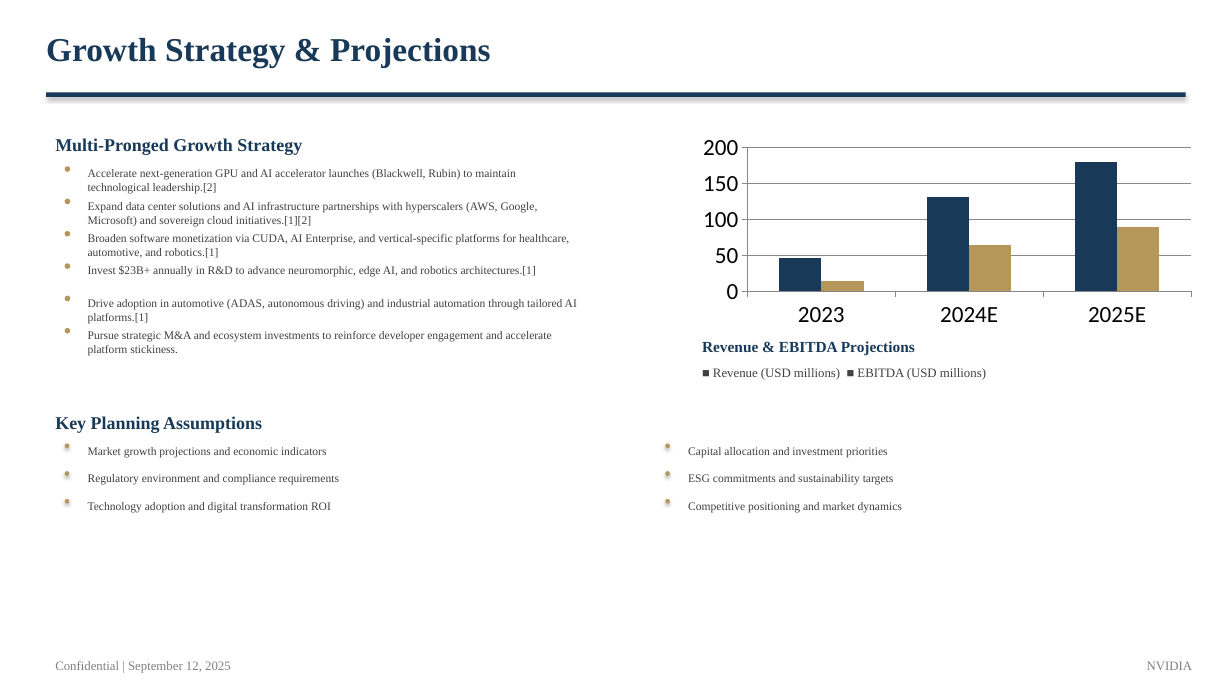
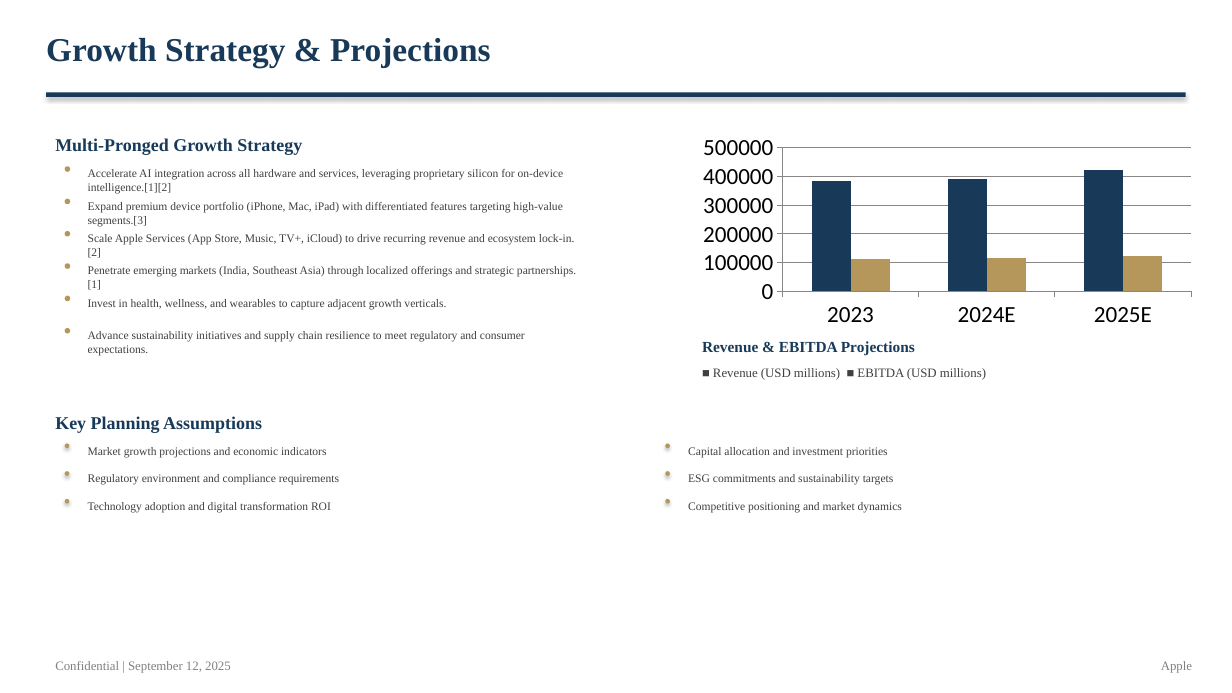
Before and after one commit to alinvb/slide_generator, a slide deck: slide 5 of output_presentation.pptx. Drawn at 1232x693 pixels with LibreOffice and Linux fonts; fonts in the diff are those of the drawing. Boxes give left, top, right and bottom in pixels: in the first picture for what was removed or moved away, otherwise in the second. Text is boxed around its words. In the diff, an @@ line names an element or a change of style, - is before the commit and + after.

```diff
--- a/output_presentation.pptx
+++ b/output_presentation.pptx
@@ column chart at [693, 129, 1202, 333] @@
@@ Series 1, 2023: 46 to 380000 @@
@@ Series 1, 2024E: 130 to 390000 @@
@@ Series 1, 2025E: 180 to 420000 @@
@@ Series 2, 2023: 15 to 110000 @@
@@ Series 2, 2024E: 65 to 120000 @@
@@ Series 2, 2025E: 90 to 120000 @@
@@ text at [88, 169, 564, 194]: text changed @@
-Accelerate next-generation GPU and AI accelerator launches (Blackwell, Rubin) to maintain technological leadership.[2]
+Accelerate AI integration across all hardware and services, leveraging proprietary silicon for on-device intelligence.[1][2]
@@ text at [88, 202, 562, 227]: text changed @@
-Expand data center solutions and AI infrastructure partnerships with hyperscalers (AWS, Google, Microsoft) and sovereign cloud initiatives.[1][2]
+Expand premium device portfolio (iPhone, Mac, iPad) with differentiated features targeting high-value segments.[3]
@@ text at [88, 234, 575, 258]: text changed @@
-Broaden software monetization via CUDA, AI Enterprise, and vertical-specific platforms for healthcare, automotive, and robotics.[1]
+Scale Apple Services (App Store, Music, TV+, iCloud) to drive recurring revenue and ecosystem lock-in.[2]
@@ text at [88, 266, 576, 290]: text changed @@
-Invest $23B+ annually in R&D to advance neuromorphic, edge AI, and robotics architectures.[1]
+Penetrate emerging markets (India, Southeast Asia) through localized offerings and strategic partnerships.[1]
@@ text at [88, 299, 446, 310]: text changed @@
-Drive adoption in automotive (ADAS, autonomous driving) and industrial automation through tailored AI platforms.[1]
+Invest in health, wellness, and wearables to capture adjacent growth verticals.
@@ text at [88, 331, 525, 356]: text changed @@
-Pursue strategic M&A and ecosystem investments to reinforce developer engagement and accelerate platform stickiness.
+Advance sustainability initiatives and supply chain resilience to meet regulatory and consumer expectations.
@@ text at [1161, 661, 1192, 673]: text changed @@
-NVIDIA
+Apple
```
Also in this commit, not shown: 9 other slides changed, 4 slides added, 8 slides removed, 13 other files.
